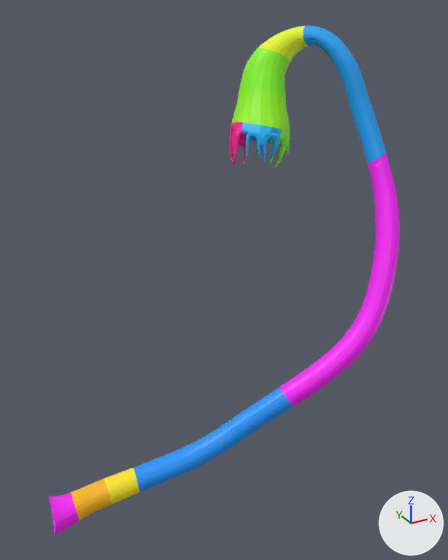
An edit to the glTF model output-data/millitome/fallopian-tube-female-left-upenn/v1.0/fallopian-tube-female-left-upenn.glb, drawn before and after from the same camera.
Camera for both pictures: a 50 mm lens placed at (-0.0064, -0.0595, 0.0465), pointed at (0.0207, -0.0102, 0.0219). Every picture has the same lights, and +X, +Y and +Z are marked at lower right. The first picture is the older version. Where no turn or scale is listed for an object, it has been applied to the vertices.

Objects in the first picture: '13', '14', '15', '16', '17', '18', '19', '20', '21', '22', '23', '24'.
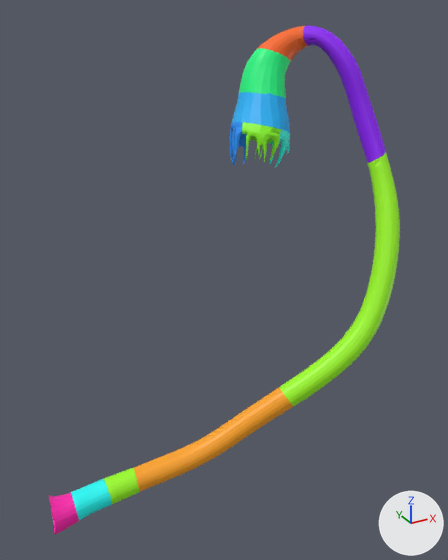
Boxes (x1, y1, x2, y2) around the edits, measured in the pictures (448 x 560 px):
part 1 of me_16, recoloured (blue to orange)
    both: (133, 387, 293, 492)
part 2 of me_17, recoloured (pink to green)
    both: (279, 153, 400, 407)
part 3 of me_18, recoloured (blue to purple)
    both: (303, 25, 386, 163)
part 4 of me_22, recoloured (pink to blue)
    both: (229, 122, 247, 165)
part 5 of me_23, recoloured (blue to green)
    both: (242, 122, 281, 162)
part 6 of me_24, recoloured (green to cyan)
    both: (270, 129, 290, 167)
part 7 of me_19, recoloured (yellow to orange)
    both: (257, 26, 309, 62)
part 8 of me_20, recoloured
    both: (239, 48, 290, 98)
part 9 of me_21, recoloured (green to blue)
    both: (232, 92, 290, 133)
part 10 of me_13, recoloured
    both: (48, 492, 79, 534)
part 11 of me_14, recoloured
    both: (71, 479, 112, 521)
part 12 of me_15, recoloured (yellow to green)
    both: (104, 468, 140, 504)

Edits to the bpy script that builds the scene:
```text
Change me_16:
    where me_16.from_pydata(...)  # 1740 vertices, 3320 faces; spans x 0.0092..0.0256, y -0.017..-0.0115, z 0.0023..0.0112
    me_16 part 1: 3320 faces centred in x 0.0093..0.0255, y -0.017..-0.0115, z 0.0023..0.0112 are repainted in the vertex colours; the middle colour goes from blue #1c97fe to orange #fea41c
Change me_17:
    where me_17.from_pydata(...)  # 2649 vertices, 5129 faces; spans x 0.0241..0.0392, y -0.0186..-0.0103, z 0.0091..0.033
    me_17 part 2: 5129 faces centred in x 0.0242..0.0392, y -0.0185..-0.0103, z 0.0091..0.033 are repainted in the vertex colours; the middle colour goes from pink #fe1cfe to green #a0fe1c
Change me_18:
    where me_18.from_pydata(...)  # 1830 vertices, 3487 faces; spans x 0.03214..0.03905, y -0.01238..-0.00428, z 0.03186..0.04488
    me_18 part 3: 3487 faces centred in x 0.03215..0.03904, y -0.01237..-0.00438, z 0.03186..0.04487 are repainted in the vertex colours; the middle colour goes from blue #1ca8fe to purple #921cfe
Change me_22:
    where me_22.from_pydata(...)  # 846 vertices, 1407 faces; spans x 0.02403..0.02917, y -0.00619..-0.00007, z 0.03072..0.03618
    me_22 part 4: 1407 faces centred in x 0.02403..0.02907, y -0.00619..-0.00008, z 0.03072..0.03611 are repainted in the vertex colours; the middle colour goes from pink #fe1c9b to blue #1c92fe
Change me_23:
    where me_23.from_pydata(...)  # 781 vertices, 1049 faces; spans x 0.02496..0.03085, y -0.00823..-0.00048, z 0.03113..0.03618
    me_23 part 5: 1049 faces centred in x 0.02496..0.0308, y -0.00823..-0.00051, z 0.03114..0.03606 are repainted in the vertex colours; the middle colour goes from blue #1cb7fe to green #8cfe1c
Change me_24:
    where me_24.from_pydata(...)  # 555 vertices, 825 faces; spans x 0.02809..0.03136, y -0.00817..-0.00225, z 0.03112..0.03554
    me_24 part 6: 825 faces centred in x 0.02809..0.03136, y -0.00817..-0.00229, z 0.03112..0.03536 are repainted in the vertex colours; the middle colour goes from green #80fe1c to cyan #1cfeec
Change me_19:
    where me_19.from_pydata(...)  # 555 vertices, 936 faces; spans x 0.02839..0.03422, y -0.00562..-0.00175, z 0.04121..0.04486
    me_19 part 7: 936 faces centred in x 0.0284..0.03418, y -0.00561..-0.00178, z 0.04129..0.04484 are repainted in the vertex colours; the middle colour goes from yellow #eafe1c to orange #fe6a1c
Change me_20:
    where me_20.from_pydata(...)  # 563 vertices, 954 faces; spans x 0.0264..0.03182, y -0.00651..-0.00082, z 0.03754..0.04283
    me_20 part 8: 954 faces centred in x 0.02642..0.03179, y -0.00646..-0.00084, z 0.03762..0.04282 are repainted in the vertex colours; the middle colour goes from green #8afe1c to green #1cfe86
Change me_21:
    where me_21.from_pydata(...)  # 483 vertices, 800 faces; spans x 0.02519..0.03136, y -0.0079..-0.00038, z 0.03395..0.03886
    me_21 part 9: 800 faces centred in x 0.02519..0.03135, y -0.00789..-0.00049, z 0.03404..0.03878 are repainted in the vertex colours; the middle colour goes from green #9afe1c to blue #1cb8fe
Change me_13:
    where me_13.from_pydata(...)  # 340 vertices, 558 faces; spans x 0.00076..0.00339, y -0.01414..-0.01027, z 0.00071..0.00427
    me_13 part 10: 558 faces centred in x 0.00092..0.00329, y -0.01411..-0.01037, z 0.00076..0.0042 are repainted in the vertex colours; the middle colour goes from pink #fe1cfb to pink #fe1caf
Change me_14:
    where me_14.from_pydata(...)  # 486 vertices, 809 faces; spans x 0.00299..0.00664, y -0.0138..-0.01094, z 0.00118..0.00438
    me_14 part 11: 809 faces centred in x 0.00301..0.00655, y -0.01379..-0.01095, z 0.0012..0.00436 are repainted in the vertex colours; the middle colour goes from yellow #febc1c to cyan #1cfefa
Change me_15:
    where me_15.from_pydata(...)  # 458 vertices, 753 faces; spans x 0.00629..0.00969, y -0.01386..-0.0112, z 0.00182..0.00472
    me_15 part 12: 753 faces centred in x 0.00631..0.00963, y -0.01386..-0.0112, z 0.00183..0.00472 are repainted in the vertex colours; the middle colour goes from yellow #feeb1c to green #9dfe1c
```
